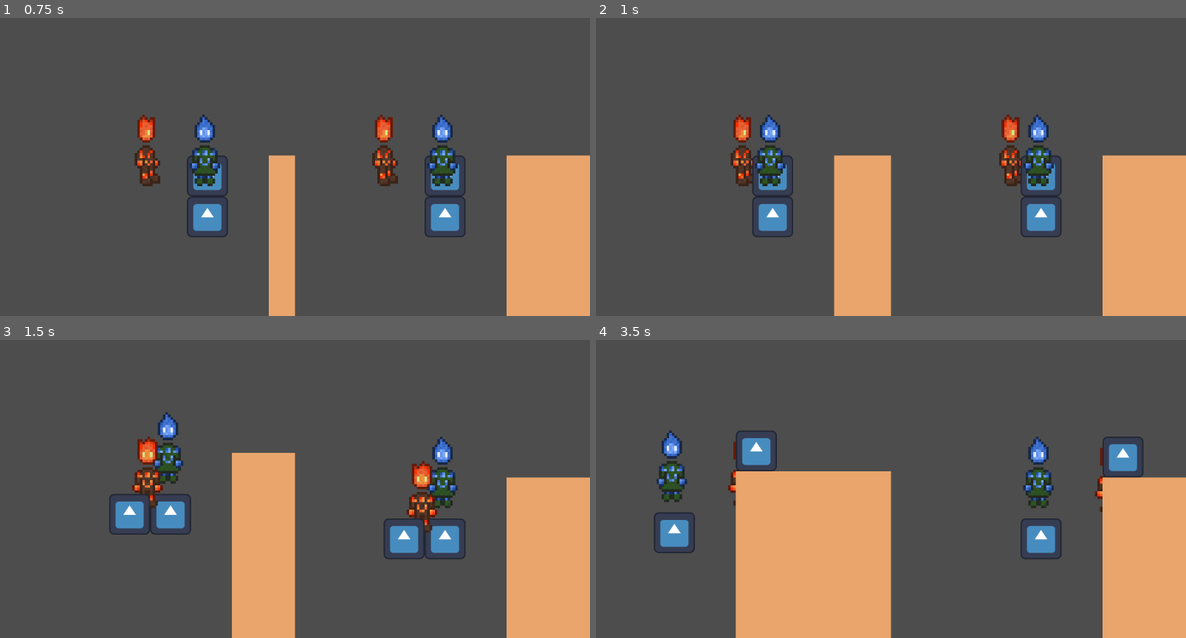
Above: before the commit, frames 1-4 (two rows, left to right).
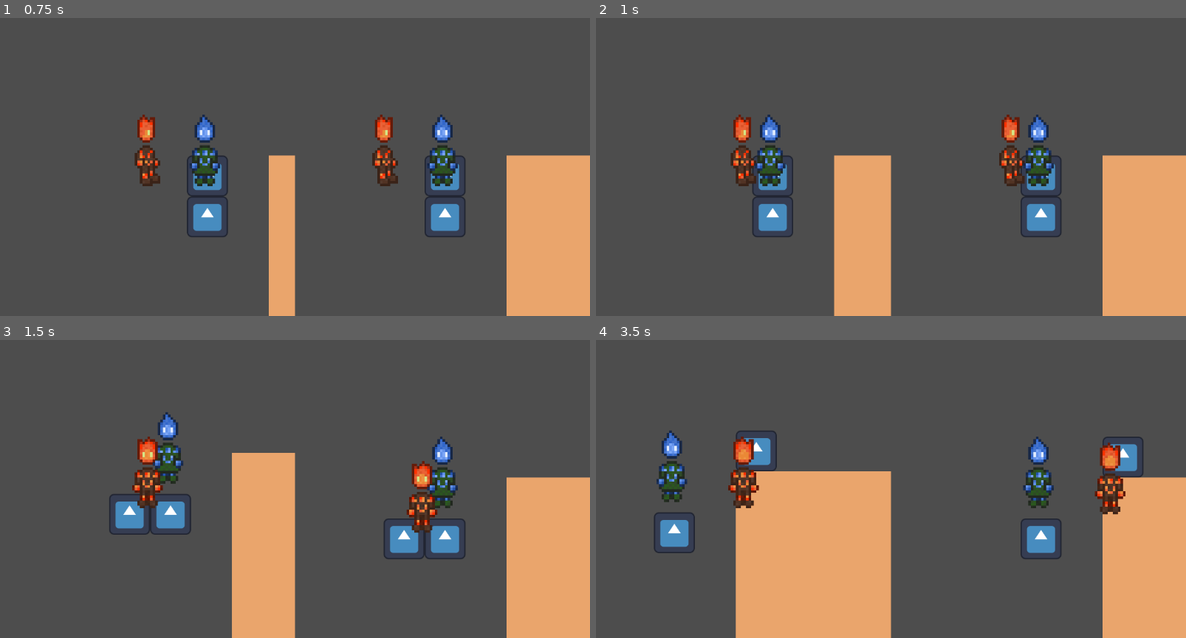
Above: after the commit, the same moments.

Repository: AdamaNII/Teknikuge-Projekt
Game: Godot game, scene res://node_2d.tscn
Two runs of this game, one before a commit and one after it. Both use one fixed random seed, a clock stepped at 60 frames per second and the inputs below. The engine's default icon, where the game draws it, is replaced by a stand-in: a white triangle on a blue panel in a dark square.
Inputs:
- Up to frame 1 (0.75 s): tap Enter at 0.5 s; hold D (fire_move_right) from 0.53 s (still down)
- Up to frame 2 (1 s): keep holding D (fire_move_right)
- Up to frame 3 (1.5 s): release D (fire_move_right) at 1.28 s; hold S (fire_move_down) from 1.28 s (still down)
- Up to frame 4 (3.5 s): release S (fire_move_down) at 2.03 s; hold D (fire_move_right) 2.03-2.78 s; hold W (fire_move_up) from 2.78 s (still down)

Frame 1 is identical in both runs. In frame 2, less than 0.1% of the frame differs, in the area x 26-73%, y 47-56%; in frame 3, 0.2%; in frame 4, 1.4%, in the area x 23-90%, y 32-59%.

Commit message:
Minor Changes

Diff:
--- a/node_2d.tscn
+++ b/node_2d.tscn
@@ -1,7 +1,8 @@
-[gd_scene load_steps=6 format=4 uid="uid://ntd8qb6u8ojg"]
+[gd_scene load_steps=7 format=4 uid="uid://ntd8qb6u8ojg"]
 
 [ext_resource type="Script" uid="uid://b2d0lenxcqj5q" path="res://splitscreen.gd" id="1_0e48y"]
 [ext_resource type="PackedScene" uid="uid://dcnjxsja6tscx" path="res://player_character.tscn" id="1_wtcfe"]
+[ext_resource type="Script" uid="uid://cun86is17hxnh" path="res://world.gd" id="2_kdubu"]
 [ext_resource type="Texture2D" uid="uid://cpffafyu76ykr" path="res://images/character/FireElemental.png" id="3_0hol4"]
 [ext_resource type="Texture2D" uid="uid://b5avdbcn65w1f" path="res://images/character/WaterElemental.png" id="4_q6r6c"]
 [ext_resource type="TileSet" uid="uid://cl6ryckw4voti" path="res://tile_set.tres" id="5_q6r6c"]
@@ -26,6 +27,7 @@
 zoom = Vector2(5, 5)
 
 [node name="World" type="Node2D" parent="CanvasLayer/SubViewportContainer/SubViewport"]
+script = ExtResource("2_kdubu")
 
 [node name="FireCharacter" parent="CanvasLayer/SubViewportContainer/SubViewport/World" node_paths=PackedStringArray("camera") instance=ExtResource("1_wtcfe")]
 position = Vector2(-57, -2)
@@ -39,21 +41,25 @@
 camera = NodePath("../../../../SubViewportContainer2/SubViewport/Camera2D")
 spritesheet = ExtResource("4_q6r6c")
 
-[node name="TileMapLayer" type="TileMapLayer" parent="CanvasLayer/SubViewportContainer/SubViewport/World"]
+[node name="BaseLayer" type="TileMapLayer" parent="CanvasLayer/SubViewportContainer/SubViewport/World"]
 texture_filter = 1
 tile_map_data = PackedByteArray("AAAAAAAAAAABAAIAAAABAAAAAAABAAIAAAABAAEAAAABAAIAAAAAAAEAAAABAAIAAAACAAEAAAABAAIAAAADAA …(3056 unchanged characters)…
 tile_set = ExtResource("5_q6r6c")
 
-[node name="TileMapLayer2" type="TileMapLayer" parent="CanvasLayer/SubViewportContainer/SubViewport/World"]
+[node name="CollisionLayer" type="TileMapLayer" parent="CanvasLayer/SubViewportContainer/SubViewport/World"]
 texture_filter = 1
 tile_map_data = PackedByteArray("AAADAAsAAAAEAAEAAAAJAAwAAAAEAAEAAAAKAAkAAAAEAAEAAAAFAAoAAAAEAAEAAAAJAAYAAAAEAAEAAAAKAAMAAAAEAAEAAAANAAgAAAAEAAEAAAANAAwAAAAEAAEAAAALAA0AAAAEAAEAAAAHAA0AAAADAAEAAAAHAAgAAAADAAEAAAANAAQAAAADAAEAAAA=")
 tile_set = ExtResource("5_q6r6c")
 
-[node name="TileMapLayer3" type="TileMapLayer" parent="CanvasLayer/SubViewportContainer/SubViewport/World"]
+[node name="ForegroundLayer" type="TileMapLayer" parent="CanvasLayer/SubViewportContainer/SubViewport/World"]
 z_index = 4096
 texture_filter = 1
 tile_map_data = PackedByteArray("AAADAAoAAAAEAAAAAAAFAAkAAAAEAAAAAAAJAAsAAAAEAAAAAAALAAwAAAAEAAAAAAANAAsAAAAEAAAAAAAKAAgAAAAEAAAAAAANAAcAAAAEAAAAAAAJAAUAAAAEAAAAAAAKAAIAAAAEAAAAAAAHAAwAAAADAAAAAAAHAAcAAAADAAAAAAANAAMAAAADAAAAAAA=")
 tile_set = ExtResource("5_q6r6c")
+
+[node name="InteractiblesCollision" type="TileMapLayer" parent="CanvasLayer/SubViewportContainer/SubViewport/World"]
+
+[node name="InteractiblesForeground" type="TileMapLayer" parent="CanvasLayer/SubViewportContainer/SubViewport/World"]
 
 [node name="SubViewportContainer2" type="SubViewportContainer" parent="CanvasLayer"]
 offset_left = 576.0
--- a/player_character.gd
+++ b/player_character.gd
@@ -53,3 +53,7 @@
 			targetTile.x += 1
 
 	$TargetMarker.global_position = targetTile * 16 + Vector2(8, 8)
+
+	if character == "fire":
+		print(get_parent().find_child("BaseLayer").get_cell_atlas_coords(targetTile))
+		get_parent().getInteractible(Vector2i(0, 0))
--- a/player_character.tscn
+++ b/player_character.tscn
@@ -16,6 +16,7 @@
 shape = SubResource("RectangleShape2D_0hvvw")
 
 [node name="Sprite2D" type="Sprite2D" parent="."]
+z_index = 2
 texture_filter = 1
 texture = ExtResource("2_4akcp")
 region_enabled = true
--- /dev/null
+++ b/world.gd
@@ -0,0 +1,8 @@
+extends Node2D
+
+@export var stickLocations: Array[Vector2i]
+@export var rockLocations: Array[Vector2i]
+@export var weedLocations: Array[Vector2i]
+
+func getInteractible(coords: Vector2i):
+	print("Get Interactible!")
Not shown, added: world.gd.uid
